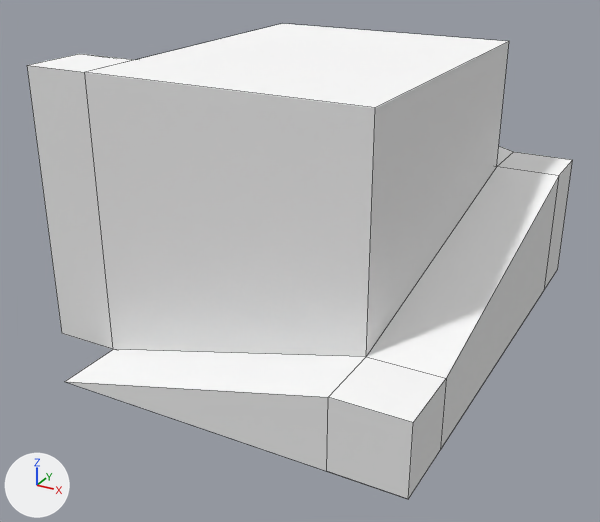
The Blender file blender/tower.blend: old version first, new version second.
Camera for both pictures: a 50 mm lens placed at (41.1, -80.1, 32.9), pointed at (-0.1, -5.2, -4.5). Arrows for +X, +Y and +Z are at lower left; the lights stay in place. Mesh edges are drawn as thin lines.

In view in the first picture: 'tower'.
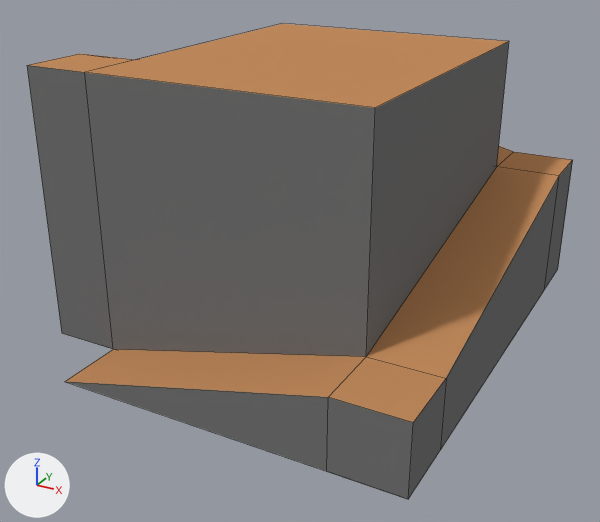
Where the change shows, as pixel boxes (x1, y1, x2, y2) in the pictures (600 x 522 px):
'tower', recoloured: (27, 24, 573, 499) in both

What the commit changed:
Material 'stone' (mat_stone) changes colour from white #e7e7e7 to grey #767676; in linear values from (0.8, 0.8, 0.8) to (0.181, 0.181, 0.181).
Material 'wood' (mat_wood) changes colour from white #ffffff to orange #c28b5d; in linear values from (1.0, 1.0, 1.0) to (0.539, 0.258, 0.109).
